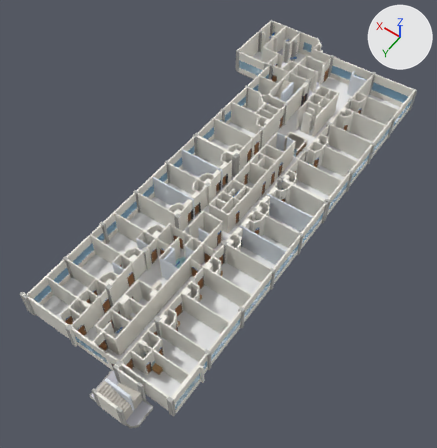
The glTF model public/p3/solca_p3.glb, before and after one commit.
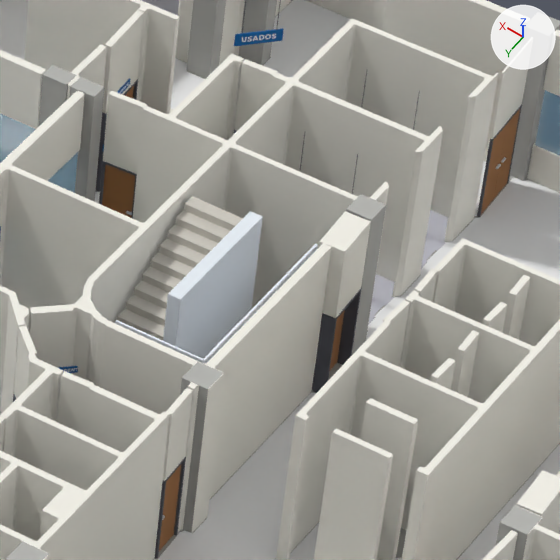
The first picture shows the older version from a 50 mm lens placed at (45.3, 120.8, 62.9), pointed at (74.7, 79.8, -1.6). The close-ups show the older and then the newer version on the part from 59% to 77% of the width and 12% to 29% of the height of that picture. Only the edits that show in the close-ups are written down. Arrows for +X, +Y and +Z are at upper right; the lights stay in place.

Names of what the first close-up shows: 'escaleras|0.608,0.578,0.518|0.00', 'letreros|0.002,0.130,0.423|0.00', 'muros|0.102,0.109,0.130|0.00', 'muros|0.303,0.608,0.846|0.60', 'muros|0.360,0.160,0.053|0.00', 'muros|0.462,0.462,0.436|0.00', 'muros|0.810,0.865,0.922|0.00', 'muros|0.902,0.884,0.810|0.00', 'pisos|0.384,0.384,0.360|0.00', 'pisos|0.548,0.548,0.608|0.00', 'pisos|0.865,0.865,0.865|0.00' and 3 more.
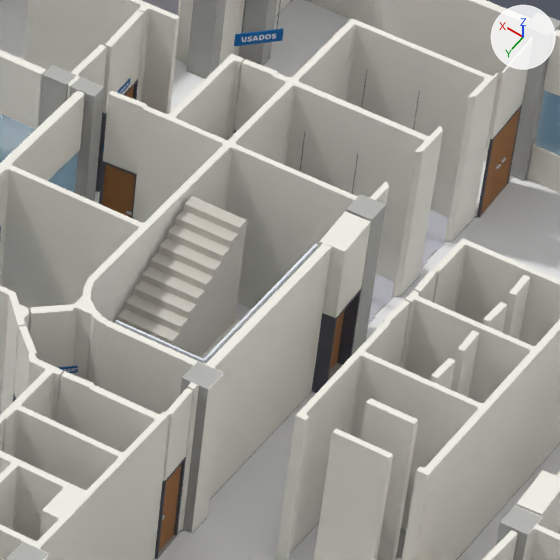
Boxes (x1, y1, x2, y2) around the edits, measured in the close-ups (560 x 560 px):
part 1 of me_muros_0_810_0_865_0_922_0_00, deleted: before (163, 211, 263, 359)

The change in detail:
me_muros_0_810_0_865_0_922_0_00 is used by ob_muros_0_810_0_865_0_922_0_00; location (1.54, -0.4, 0.0).
me_muros_0_810_0_865_0_922_0_00 had 220 vertices, 344 faces and spanned x 61.7..82.2, y 47.2..107.1, z 0.0..3.8.
me_muros_0_810_0_865_0_922_0_00 now has 204 vertices, 320 faces and spans x 61.7..82.2, y 47.2..95.7, z 0.0..3.8.
me_muros_0_810_0_865_0_922_0_00 part 1: the loose piece of 8 vertices spanning x 77.1..77.4, y 55.0..58.2, z 0.0..3.8 is deleted.
Other edits to the shape of me_muros_0_810_0_865_0_922_0_00 do not show in these pictures.
